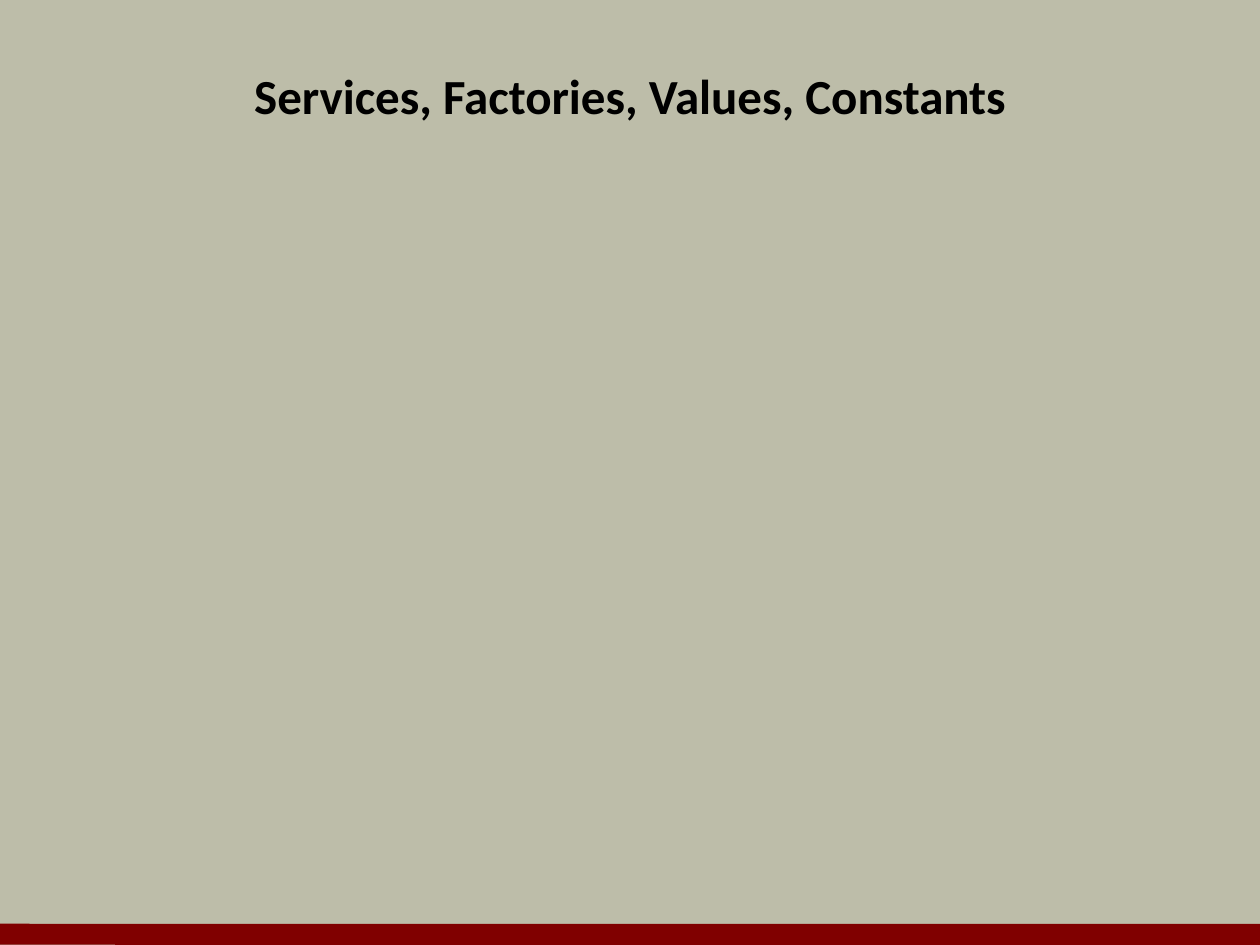
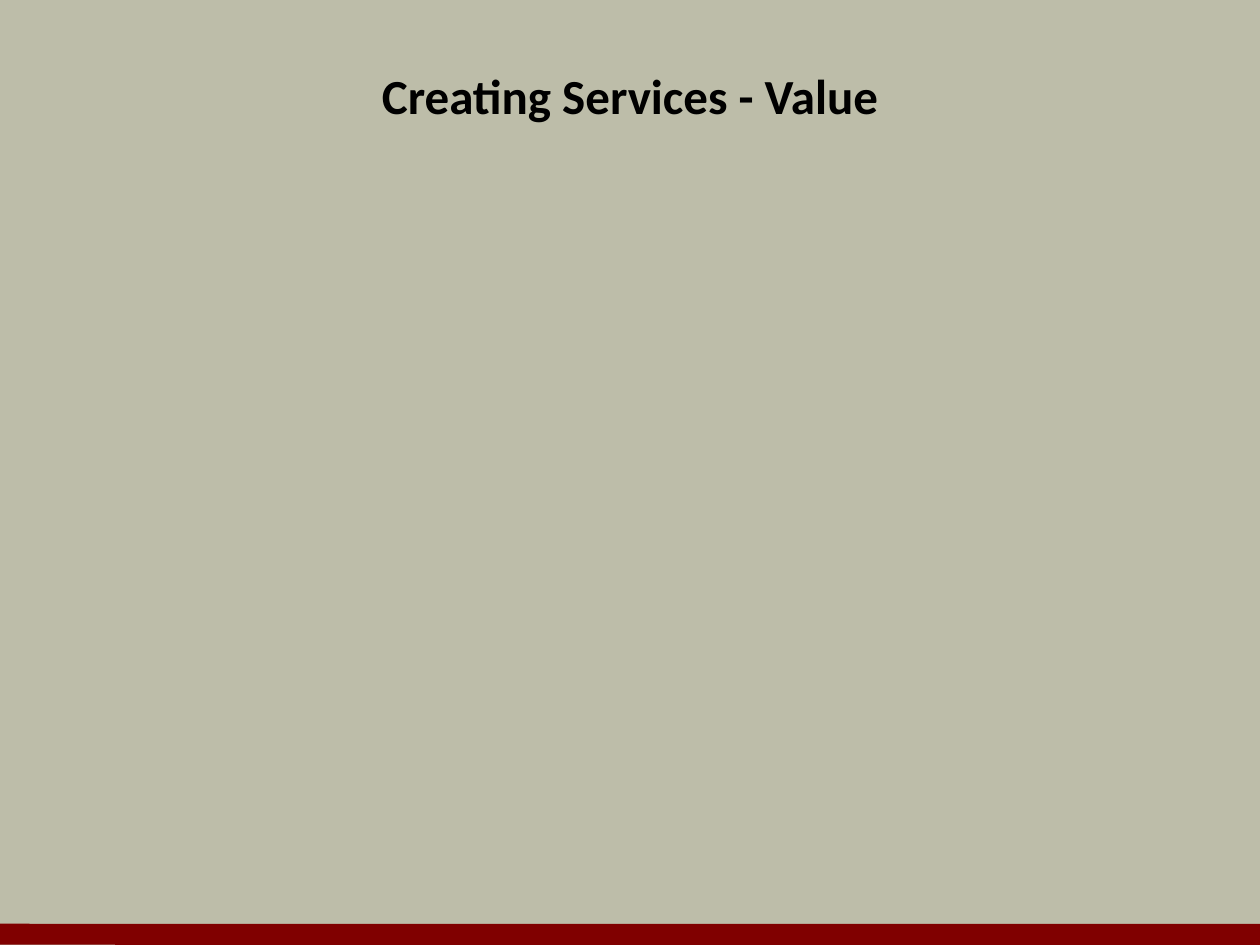
Before and after one commit to OdeToCode/classes, a slide deck: slide 16 of angularjs/slides/04_Services.pptx (slide 14 before the commit). Drawn at 1260x945 pixels with LibreOffice and Linux fonts; fonts in the diff are those of the drawing; background and template pictures are left out. Boxes give left, top, right and bottom in pixels: in the first picture for what was removed or moved away, otherwise in the second. Text is boxed around its words. In the diff, an @@ line names an element or a change of style, - is before the commit and + after.

```diff
--- a/angularjs/slides/04_Services.pptx
+++ b/angularjs/slides/04_Services.pptx
@@ title at <box>382,79,878,123</box>: text changed @@
-Services, Factories, Values, Constants
+Creating Services - Value
```
Also in this commit, not shown: 8 slides added, 9 other files.
